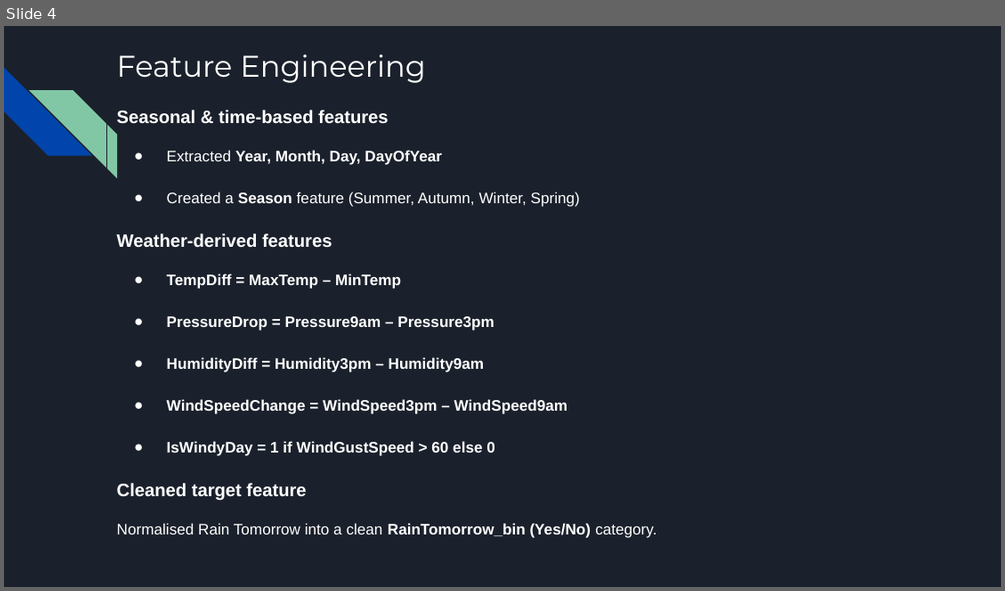
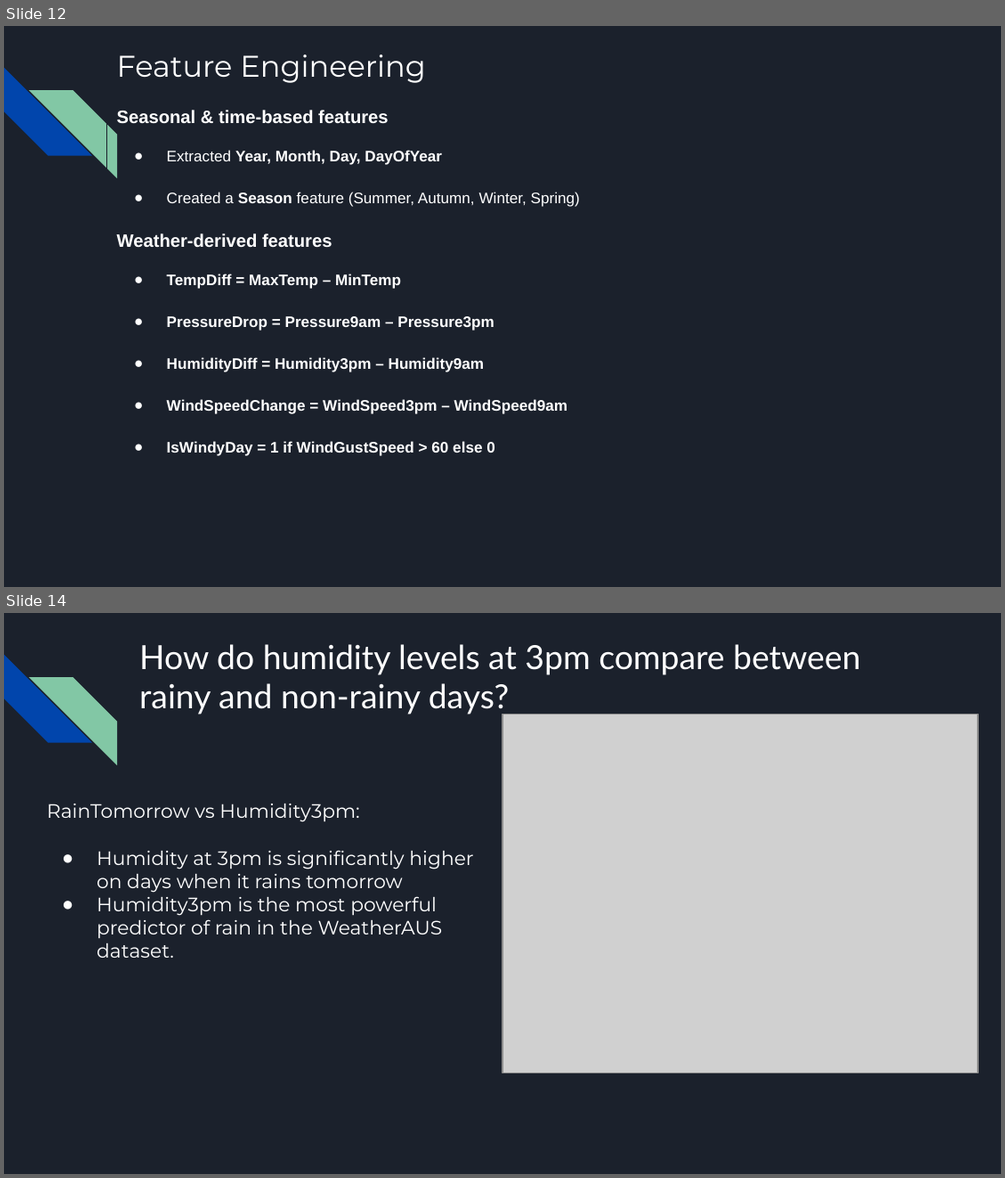
Before and after one commit to OmarEssam-20/weather-aus, a slide deck: WeatherAUS.pptx. Shown one above the other, each under a label of ours: slide 4 before the commit, slides 12 and 14 after it; the slides between them are not shown. The pictures are 1005x591 and 1005x1178 pixels, drawn with LibreOffice and Linux fonts; fonts in the diff are those of the drawing; grey boxes stand for pictures. Boxes give left, top, right and bottom in pixels: in the first picture for what was removed or moved away, otherwise in the second. Text is boxed around its words. In the diff, an @@ line names an element or a change of style, - is before the commit and + after.

```diff
--- a/WeatherAUS.pptx
+++ b/WeatherAUS.pptx
@@ slide 14 added at (4,613,1001,1174), background #1B212C; not listed: 2 template elements that a slide beside it also shows @@
@@ text added at (139,644,860,715), 24 pt, text #FFFFFF @@
+How do humidity levels at 3pm compare between rainy and non-rainy days?
@@ picture added at (502,714,978,1072) @@
@@ title added at (47,803,473,957), 14 pt, text #FFFFFF @@
+RainTomorrow vs Humidity3pm:
+● Humidity at 3pm is significantly higher on days when it rains tomorrow
+● Humidity3pm is the most powerful predictor of rain in the WeatherAUS dataset.
@@ what was slide 4 is now slide 12 @@
@@ slide 12 changed as well @@
@@ text at (117,483,656,538): paragraphs removed @@
-Cleaned target feature
-Normalised Rain Tomorrow into a clean RainTomorrow_bin (Yes/No) category.
```
Also in this commit, not shown: 2 other slides changed, 24 other slides added, 3 slides removed.
